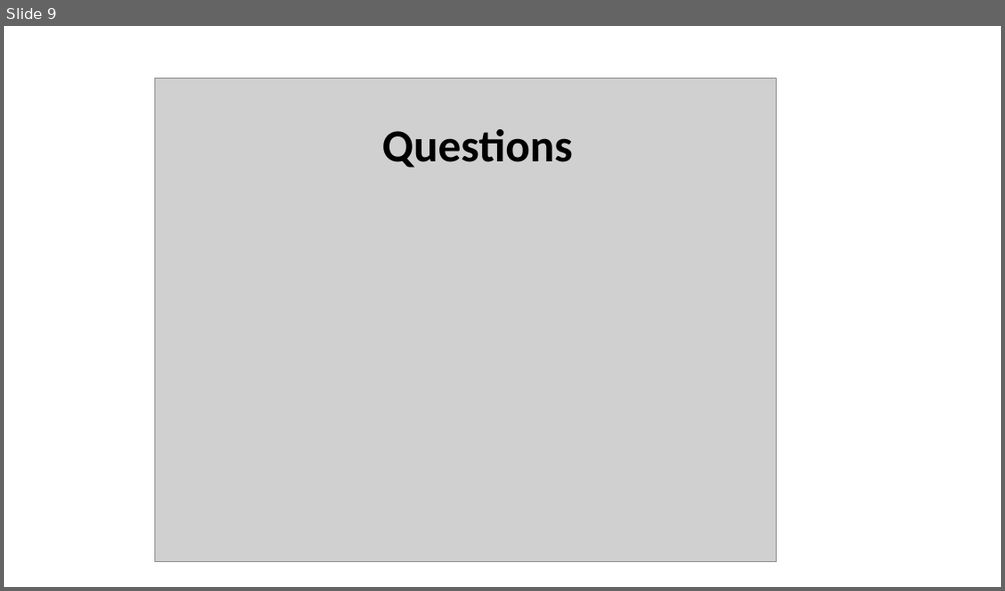
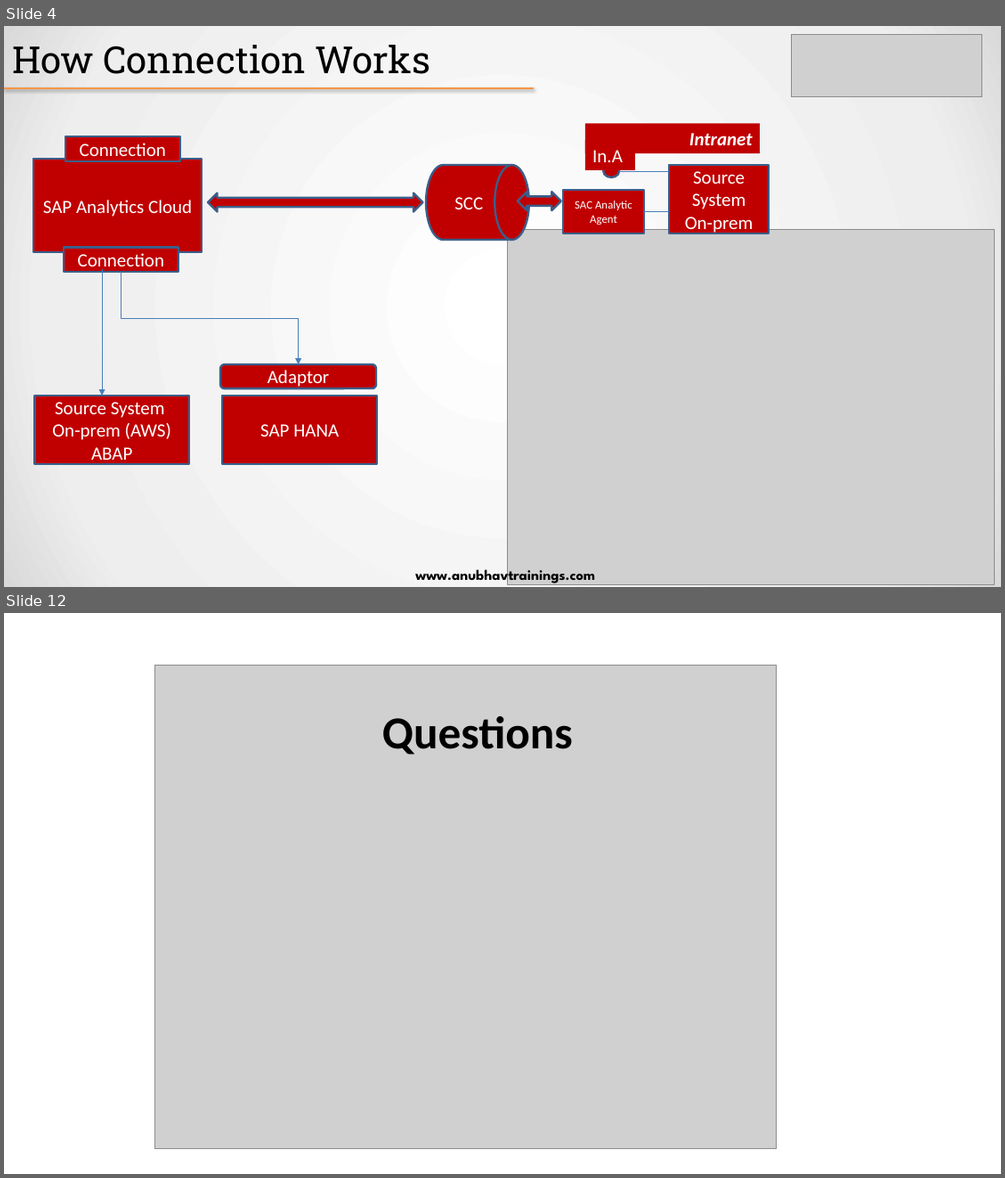
Before and after one commit to soyuztechnologies/SAC_SaamaTechnologies, a slide deck: day 12/SAC_Training Day 12.pptx. Shown one above the other, each under a label of ours: slide 9 before the commit, slides 4 and 12 after it; the slides between them are not shown. The pictures are 1005x591 and 1005x1178 pixels, drawn with LibreOffice and Linux fonts; fonts in the diff are those of the drawing; grey boxes stand for pictures. Boxes give left, top, right and bottom in pixels: in the first picture for what was removed or moved away, otherwise in the second. Text is boxed around its words. In the diff, an @@ line names an element or a change of style, - is before the commit and + after.

```diff
--- a/day 12/SAC_Training Day 12.pptx
+++ b/day 12/SAC_Training Day 12.pptx
@@ slide 4 added at (4,26,1001,587), background gradient #FFFFFF to #EEEEEE to #D9D9D9 @@
@@ title added at (12,45,430,74), 36 pt, text #000000 @@
+How Connection Works
@@ picture added at (792,35,982,97) @@
@@ line added from (4, 89) to (534, 89), #F79646 2 pt @@
@@ rectangle added at (585,123,760,153), fill #C00000, 18 pt, text #FFFFFF, bold, italic @@
+Intranet
@@ rectangle added at (33,159,202,252), fill #C00000, outline #3A5F8C 2 pt, 18 pt, text #FFFFFF @@
+SAP Analytics Cloud
@@ rectangle added at (65,136,179,161), fill #C00000, outline #3A5F8C 2 pt, 18 pt, text #FFFFFF @@
+Connection
@@ rectangle added at (585,140,635,169), fill #C00000, 18 pt, text #FFFFFF @@
+In.A
@@ flow chart magnetic drum added at (426,165,529,240), fill #C00000, outline #3A5F8C 2 pt, 18 pt, text #FFFFFF @@
+SCC
@@ ellipse added at (604,165,619,178), fill #C00000, outline #3A5F8C 2 pt @@
@@ line added from (619, 171) to (669, 171), #4B7EBC 0.75 pt @@
@@ rectangle added at (669,165,769,234), fill #C00000, outline #3A5F8C 2 pt, 18 pt, text #FFFFFF @@
+Source System On-prem
@@ left right arrow added at (208,192,423,211), fill #C00000, outline #3A5F8C 2 pt @@
@@ left right arrow added at (518,192,561,211), fill #C00000, outline #3A5F8C 2 pt @@
@@ rectangle added at (563,190,644,233), fill #C00000, outline #3A5F8C 2 pt, 11 pt, text #FFFFFF @@
+SAC Analytic Agent
@@ line added from (644, 211) to (669, 211), #4B7EBC 0.75 pt @@
@@ picture added at (507,230,995,585) @@
@@ rectangle added at (64,248,178,272), fill #C00000, outline #3A5F8C 2 pt, 18 pt, text #FFFFFF @@
+Connection
@@ arrow added from (102, 268) to (102, 395), #4B7EBC 0.75 pt @@
@@ elbow arrow added from (121, 272) to (299, 364), #4B7EBC 0.75 pt @@
@@ rounded rectangle added at (220,364,376,388), fill #C00000, outline #3A5F8C 2 pt, 18 pt, text #FFFFFF @@
+Adaptor
@@ rectangle added at (34,395,189,464), fill #C00000, outline #3A5F8C 2 pt, 18 pt, text #FFFFFF @@
+Source System
+On-prem (AWS)
+ABAP
@@ rectangle added at (222,395,377,464), fill #C00000, outline #3A5F8C 2 pt, 18 pt, text #FFFFFF @@
+SAP HANA
@@ text added at (415,564,595,584), 14 pt, text #000000, bold @@
+www.anubhavtrainings.com
@@ what was slide 9 is now slide 12 @@
```
Also in this commit, not shown: 6 slides changed, 3 other slides added, 1 slide removed, 6 other files.
